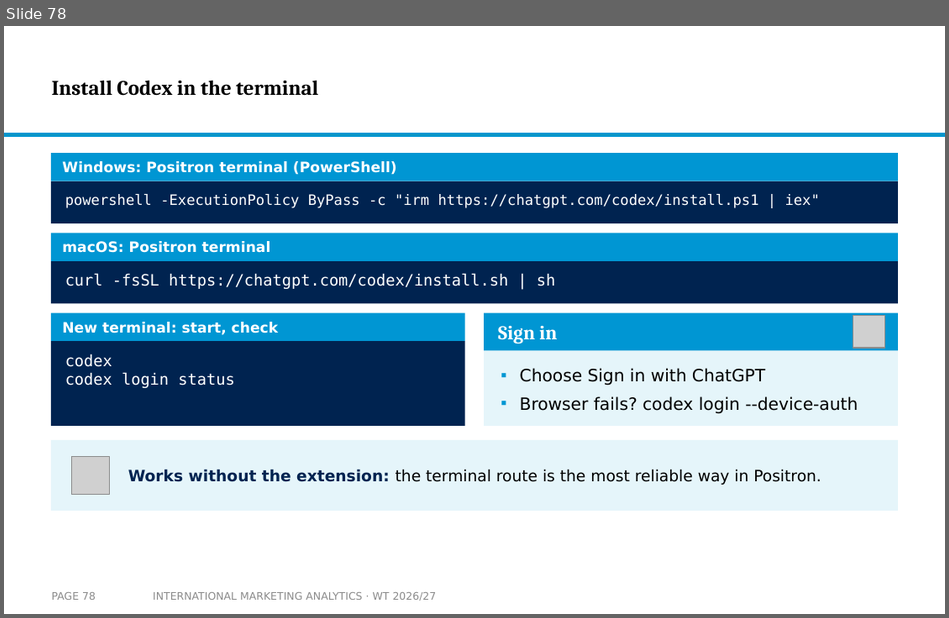
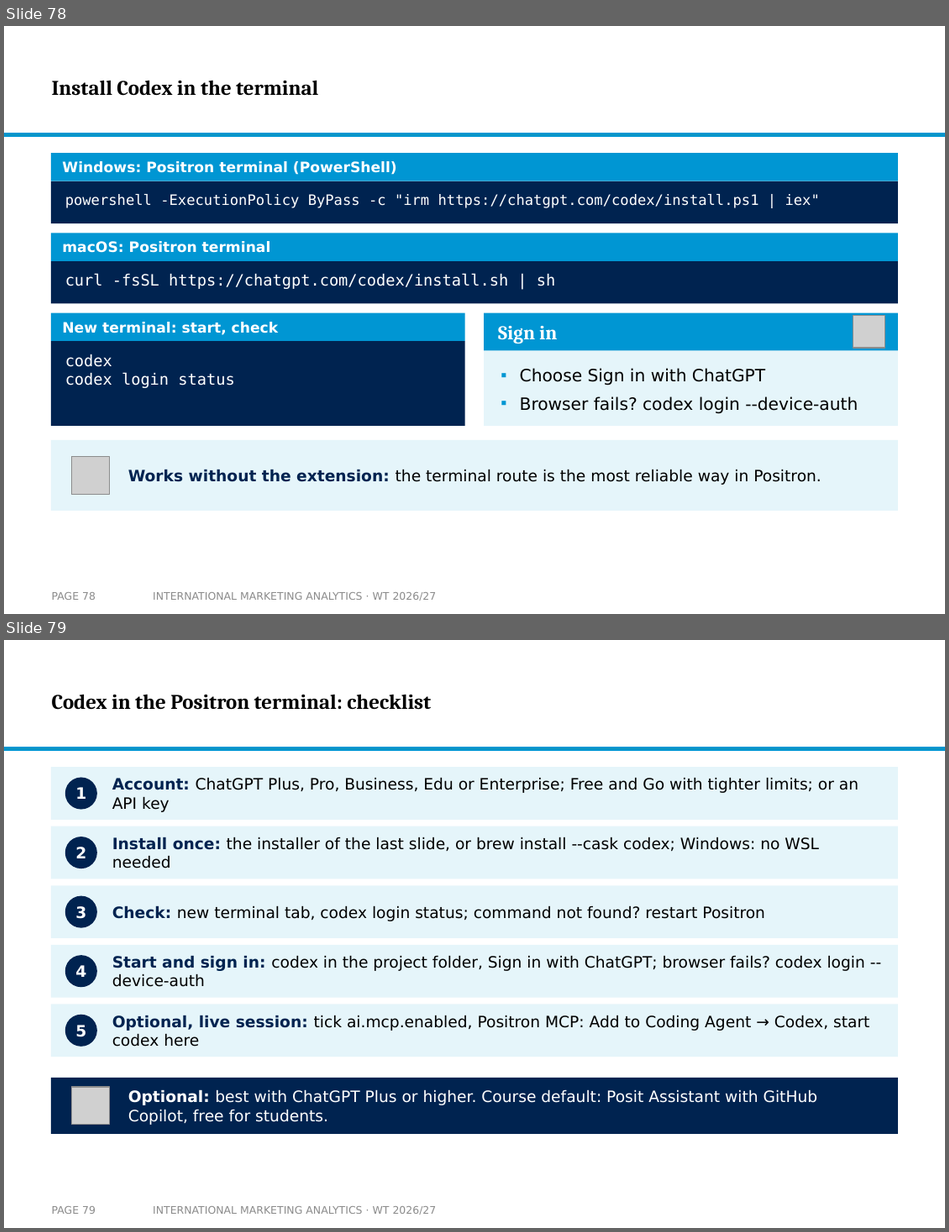
Before and after one commit to arnefloh-wu/international-marketing-analytics-teaching, a slide deck: slides/01c_github-copilot-claude-chatgpt_WT26-27.pptx. Shown one above the other, each under a label of ours: slide 78 before the commit, slides 78 and 79 after it. The pictures are 949x618 and 949x1232 pixels, drawn with LibreOffice and Linux fonts; fonts in the diff are those of the drawing; grey boxes stand for pictures; background and template pictures are left out. Boxes give left, top, right and bottom in pixels: in the first picture for what was removed or moved away, otherwise in the second. Text is boxed around its words. In the diff, an @@ line names an element or a change of style, - is before the commit and + after.

```diff
--- a/slides/01c_github-copilot-claude-chatgpt_WT26-27.pptx
+++ b/slides/01c_github-copilot-claude-chatgpt_WT26-27.pptx
@@ slide 79 added at bbox=[4, 640, 945, 1228], background #FFFFFF; not listed: 1 template element that a slide beside it also shows @@
@@ title added at bbox=[52, 694, 431, 710], 16 pt, text #000000, bold @@
+Codex in the Positron terminal: checklist
@@ rectangle added at bbox=[51, 767, 898, 820], fill #E5F5FA @@
@@ ellipse added at bbox=[65, 778, 97, 810], fill #002350, 12 pt, text #FFFFFF, bold @@
+1
@@ text added at bbox=[112, 777, 858, 812], 12 pt, text #000000 @@
+Account: ChatGPT Plus, Pro, Business, Edu or Enterprise; Free and Go with tighter limits; or an API key
@@ rectangle added at bbox=[51, 826, 898, 879], fill #E5F5FA @@
@@ ellipse added at bbox=[65, 837, 97, 868], fill #002350, 12 pt, text #FFFFFF, bold @@
+2
@@ text added at bbox=[112, 837, 819, 868], 12 pt, text #000000 @@
+Install once: the installer of the last slide, or brew install --cask codex; Windows: no WSL needed
@@ rectangle added at bbox=[51, 885, 898, 938], fill #E5F5FA @@
@@ ellipse added at bbox=[65, 896, 97, 928], fill #002350, 12 pt, text #FFFFFF, bold @@
+3
@@ text added at bbox=[112, 905, 765, 921], 12 pt, text #000000 @@
+Check: new terminal tab, codex login status; command not found? restart Positron
@@ rectangle added at bbox=[51, 945, 898, 998], fill #E5F5FA @@
@@ ellipse added at bbox=[65, 955, 97, 987], fill #002350, 12 pt, text #FFFFFF, bold @@
+4
@@ text added at bbox=[112, 955, 865, 987], 12 pt, text #000000 @@
+Start and sign in: codex in the project folder, Sign in with ChatGPT; browser fails? codex login --device-auth
@@ rectangle added at bbox=[51, 1004, 898, 1057], fill #E5F5FA @@
@@ ellipse added at bbox=[65, 1015, 97, 1047], fill #002350, 12 pt, text #FFFFFF, bold @@
+5
@@ text added at bbox=[112, 1015, 869, 1047], 12 pt, text #000000 @@
+Optional, live session: tick ai.mcp.enabled, Positron MCP: Add to Coding Agent → Codex, start codex here
@@ rectangle added at bbox=[51, 1078, 898, 1134], fill #002350 @@
@@ picture added at bbox=[72, 1087, 109, 1125] @@
@@ text added at bbox=[128, 1089, 818, 1125], 12 pt, text #FFFFFF @@
+Optional: best with ChatGPT Plus or higher. Course default: Posit Assistant with GitHub Copilot, free for students.
@@ page number added at bbox=[52, 1206, 96, 1214], 8 pt, text #8C8C8C @@
+PAGE 79
@@ text added at bbox=[153, 1206, 437, 1215], 8 pt, text #8C8C8C @@
+INTERNATIONAL MARKETING ANALYTICS · WT 2026/27
```
Also in this commit, not shown: 1 other file.
